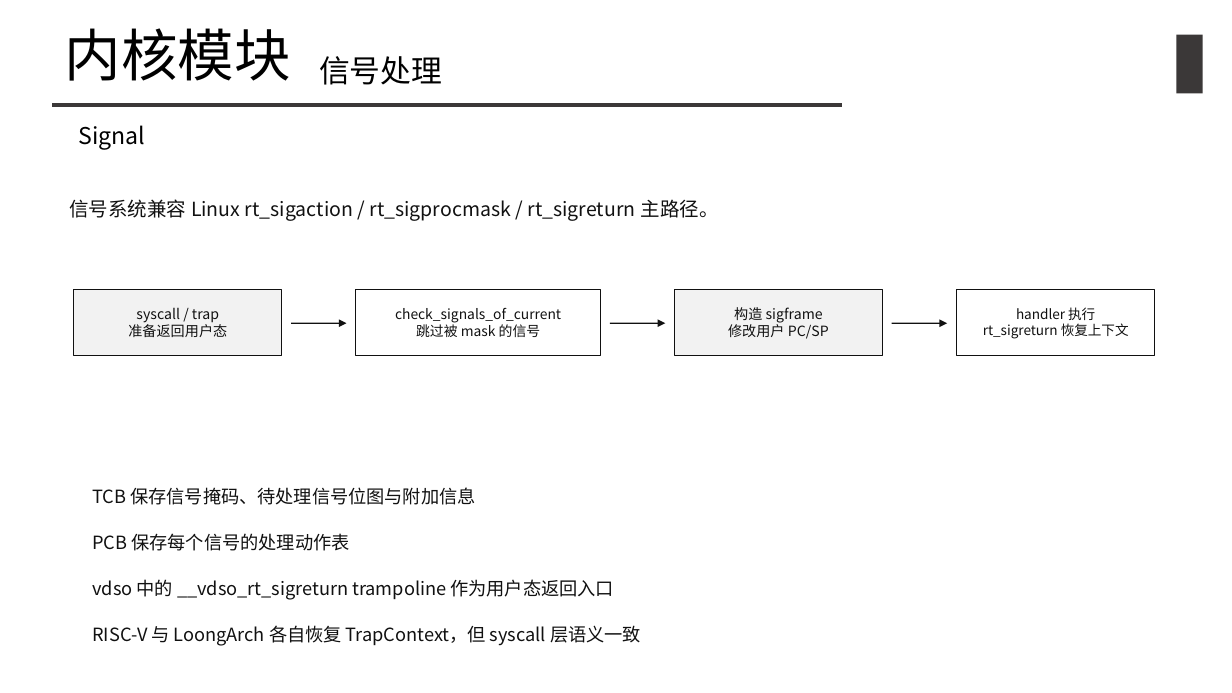
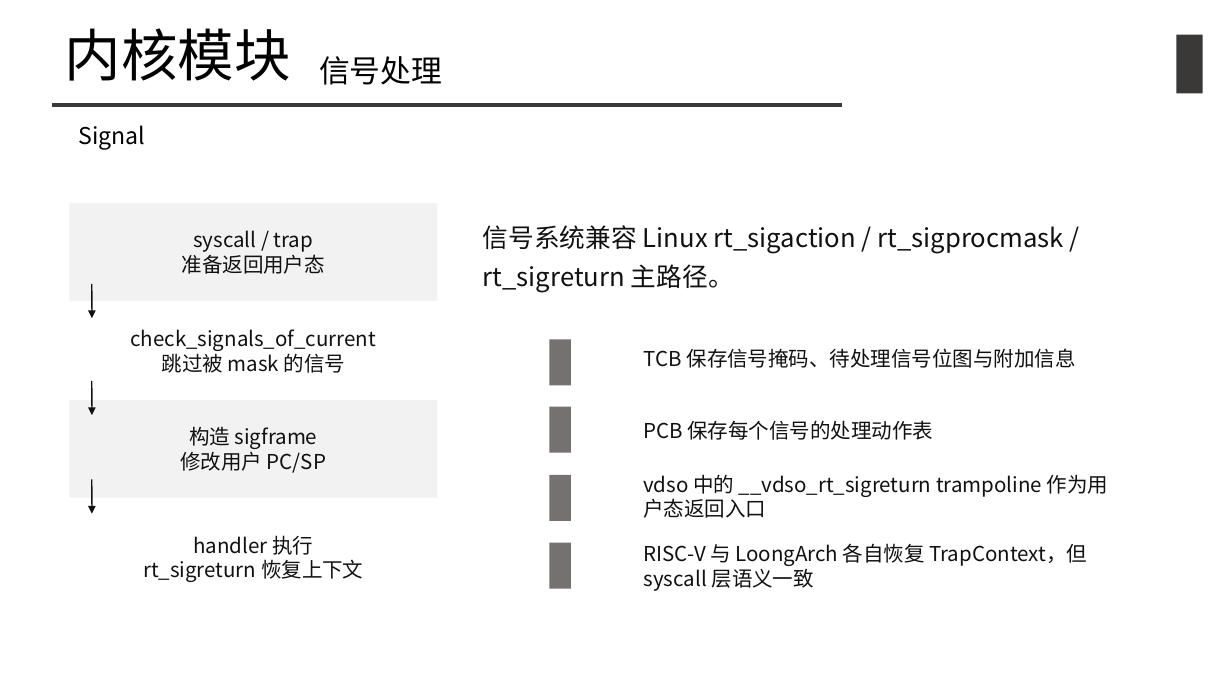
Before and after one commit to pengstem/WHUSP, a slide deck: slide 27 of WHUSP 初赛汇报.pptx (slide 26 before the commit). Drawn at 1232x693 pixels with LibreOffice and Linux fonts; fonts in the diff are those of the drawing. Boxes give left, top, right and bottom in pixels: in the first picture for what was removed or moved away, otherwise in the second. Text is boxed around its words. In the diff, an @@ line names an element or a change of style, - is before the commit and + after.

```diff
--- a/WHUSP 初赛汇报.pptx
+++ b/WHUSP 初赛汇报.pptx
@@ rectangle "syscall / trap": place and size @@
-rectangle "syscall / trap" at (74,289,282,356)
+rectangle "syscall / trap" at (69,203,437,301)
@@ rectangle "syscall / trap" at (69,203,437,301): size 11 to 16 pt; outline #111111 0.8 pt to none @@
@@ text "信号系统兼容 Linux rt_sigaction / rt_sigprocmask ...": place and size @@
-text "信号系统兼容 Linux rt_sigaction / rt_sigprocmask ..." at (69,199,719,221)
+text "信号系统兼容 Linux rt_sigaction / rt_sigprocmask ..." at (483,225,1064,292)
@@ text "信号系统兼容 Linux rt_sigaction / rt_sigprocmask ..." at (483,225,1064,292): size 15.2 to 20 pt; line spacing 1 to 1.25 @@
@@ arrow added from (91, 284) to (91, 318), #111111 1 pt @@
@@ rectangle "check_signals_of_current": place and size @@
-rectangle "check_signals_of_current" at (356,289,601,356)
+rectangle "check_signals_of_current" at (69,302,437,400)
@@ rectangle "check_signals_of_current" at (69,302,437,400): size 10.8 to 16 pt; outline #111111 0.8 pt to none @@
@@ arrow removed from (291, 323) to (347, 323) @@
@@ arrow removed from (610, 323) to (665, 323) @@
@@ arrow removed from (892, 323) to (947, 323) @@
@@ rectangle added at (549,339,570,385), fill #767171 @@
@@ text "TCB 保存信号掩码、待处理信号位图与附加信息": place and size @@
-text "TCB 保存信号掩码、待处理信号位图与附加信息" at (92,487,475,505)
+text "TCB 保存信号掩码、待处理信号位图与附加信息" at (644,348,1076,368)
@@ arrow added from (91, 381) to (91, 415), #111111 1 pt @@
@@ rectangle "构造 sigframe" at (69,400,437,498): size 11 to 16 pt; outline #111111 0.8 pt to none @@
@@ rectangle "构造 sigframe": place and size @@
-rectangle "构造 sigframe" at (675,289,883,356)
+rectangle "构造 sigframe" at (69,400,437,498)
@@ rectangle added at (549,407,570,453), fill #767171 @@
@@ text "PCB 保存每个信号的处理动作表": place and size @@
-text "PCB 保存每个信号的处理动作表" at (92,533,350,551)
+text "PCB 保存每个信号的处理动作表" at (643,420,933,440)
@@ rectangle added at (549,475,570,521), fill #767171 @@
@@ text "vdso 中的 __vdso_rt_sigreturn trampoline 作为用户态返回入口": place and size @@
-text "vdso 中的 __vdso_rt_sigreturn trampoline 作为用户态返回入口" at (92,579,614,600)
+text "vdso 中的 __vdso_rt_sigreturn trampoline 作为用户态返回入口" at (643,474,1108,518)
@@ rectangle "handler 执行": place and size @@
-rectangle "handler 执行" at (957,289,1155,356)
+rectangle "handler 执行" at (69,500,437,616)
@@ rectangle "handler 执行" at (69,500,437,616): size 10.6 to 16 pt; outline #111111 0.8 pt to none @@
@@ arrow added from (91, 480) to (91, 514), #111111 1 pt @@
@@ rectangle added at (549,543,570,589), fill #767171 @@
@@ size 14.2 to 16 pt in 4 elements at (644,348,1076,368), (643,420,933,440), (643,474,1108,518), (644,543,1087,591) @@
@@ text "RISC-V 与 LoongArch 各自恢复 TrapContext，但 ...": place and size @@
-text "RISC-V 与 LoongArch 各自恢复 TrapContext，但 ..." at (92,625,641,646)
+text "RISC-V 与 LoongArch 各自恢复 TrapContext，但 ..." at (644,543,1087,591)
```
Also in this commit, not shown: 5 other slides changed, 1 slide added, 1 other file.
